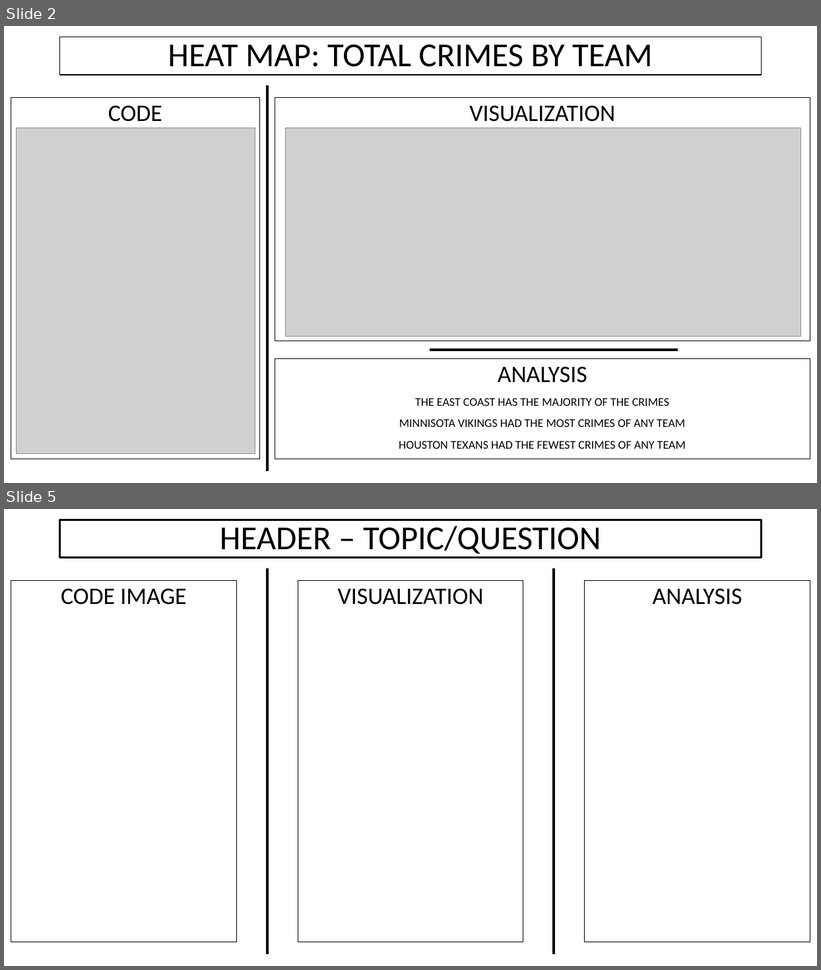
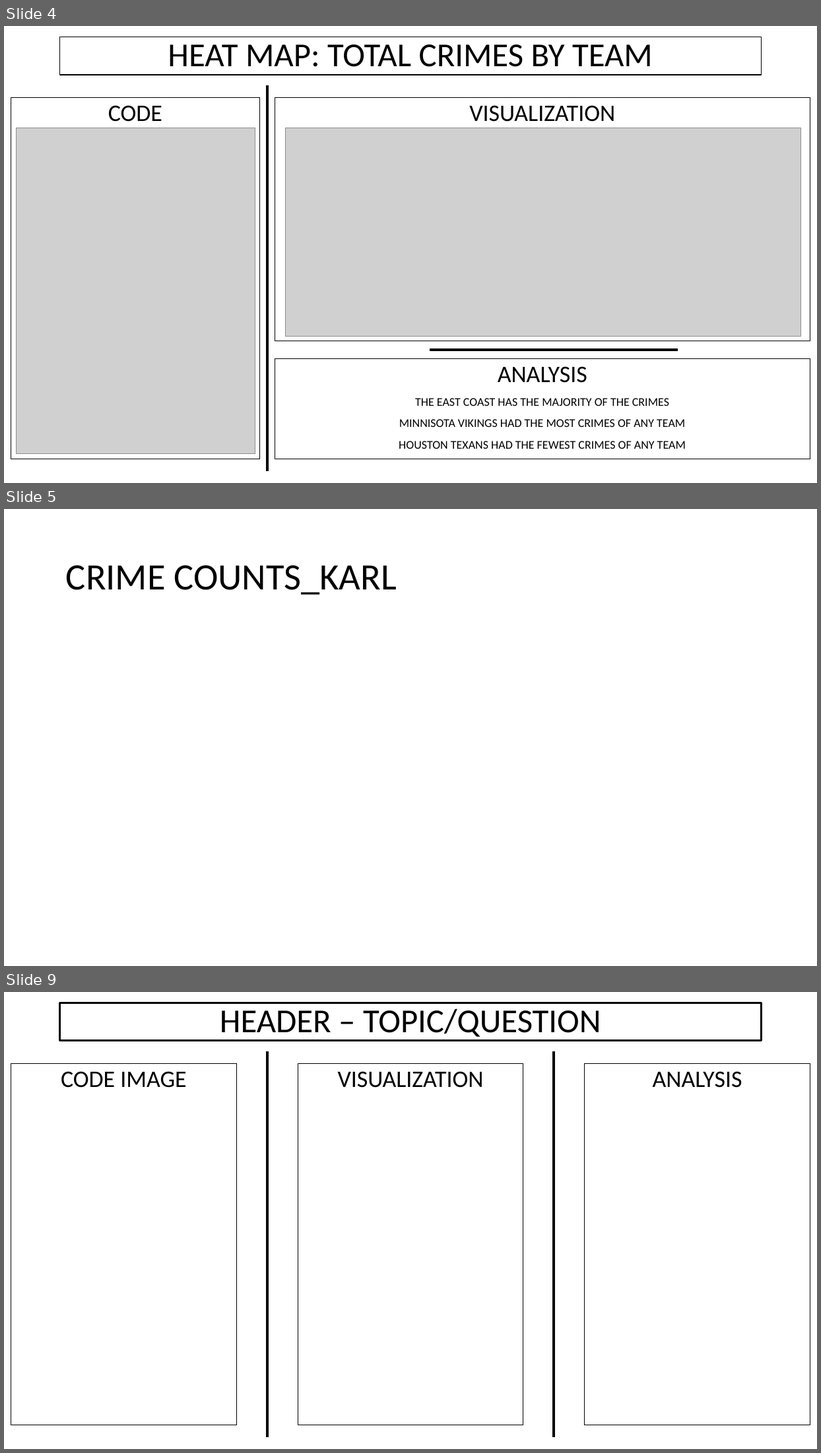
Before and after one commit to alecslaney/project2, a slide deck: CHADS_CODING/CRIME + NFL.pptx. Shown one above the other, each under a label of ours: slides 2 and 5 before the commit, slides 4, 5 and 9 after it; the slides between them are not shown. The pictures are 821x970 and 821x1453 pixels, drawn with LibreOffice and Linux fonts; fonts in the diff are those of the drawing; grey boxes stand for pictures. Boxes give left, top, right and bottom in pixels: in the first picture for what was removed or moved away, otherwise in the second. Text is boxed around its words. In the diff, an @@ line names an element or a change of style, - is before the commit and + after.

```diff
--- a/CHADS_CODING/CRIME + NFL.pptx
+++ b/CHADS_CODING/CRIME + NFL.pptx
@@ slide 5 added at bbox=[4, 509, 817, 966], background #FFFFFF @@
@@ title added at bbox=[66, 565, 396, 595], 44 pt, text #000000 @@
+CRIME COUNTS_KARL
@@ what was slide 2 is now slide 4 @@
@@ what was slide 5 is now slide 9 @@
```
Also in this commit, not shown: 6 other slides added, 2 slides removed.
